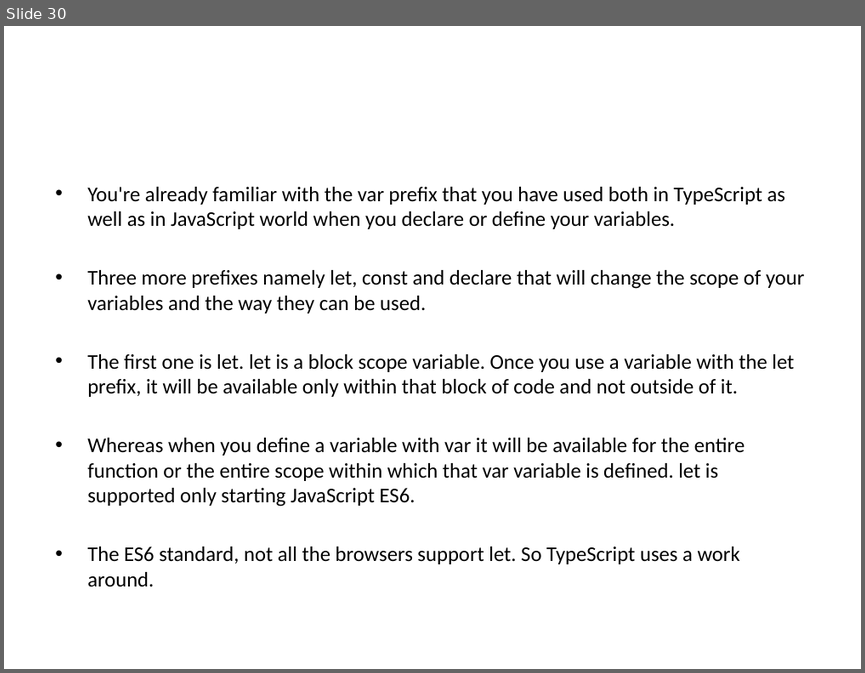
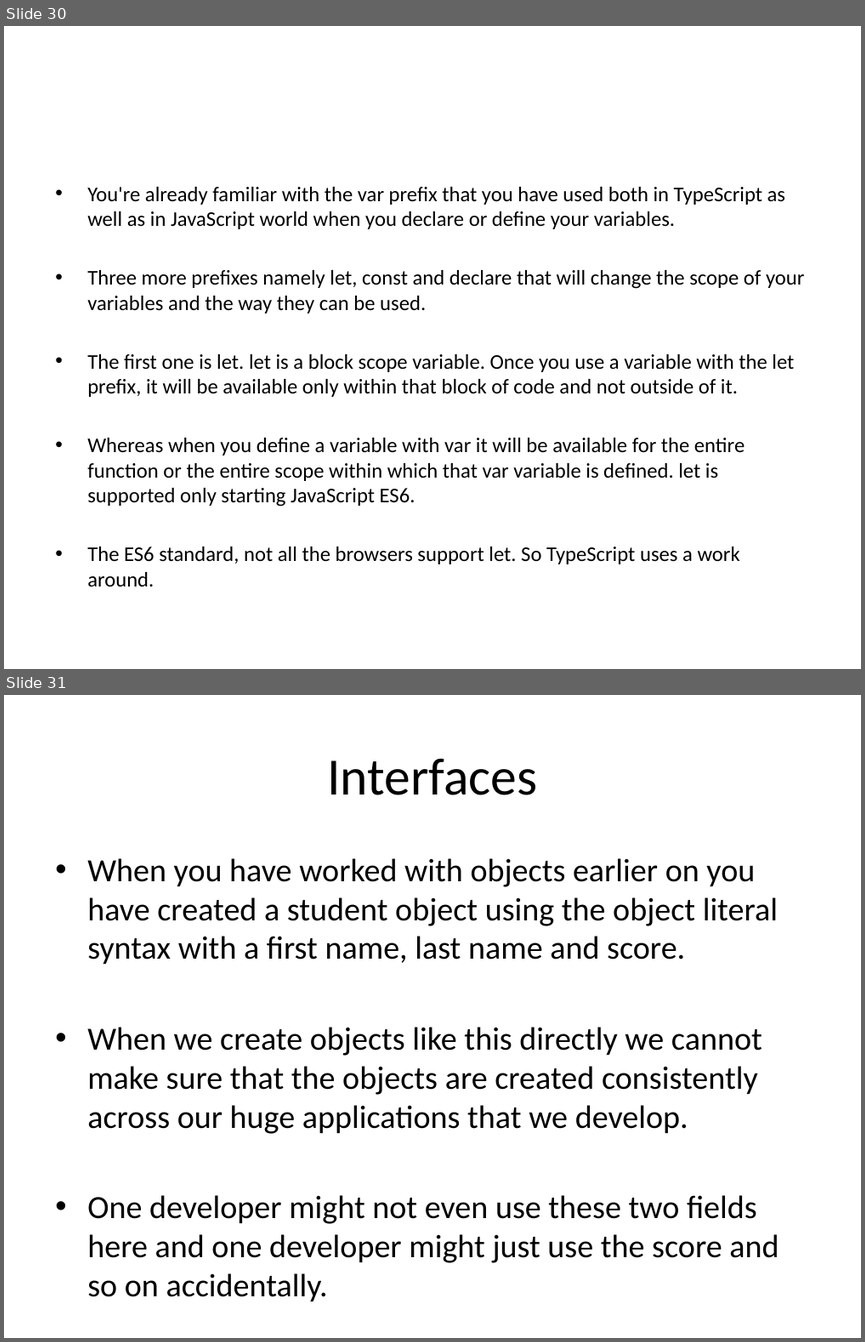
Before and after one commit to rameshcoderepository/typescript, a slide deck: Angular_Presentation.pptx. Shown one above the other, each under a label of ours: slide 30 before the commit, slides 30 and 31 after it. The pictures are 865x673 and 865x1342 pixels, drawn with LibreOffice and Linux fonts; fonts in the diff are those of the drawing. Boxes give left, top, right and bottom in pixels: in the first picture for what was removed or moved away, otherwise in the second. Text is boxed around its words. In the diff, an @@ line names an element or a change of style, - is before the commit and + after.

```diff
--- a/Angular_Presentation.pptx
+++ b/Angular_Presentation.pptx
@@ slide 31 added at [4, 695, 861, 1338], background #FFFFFF @@
@@ title added at [327, 758, 537, 795], 44 pt, text #000000 @@
+Interfaces
@@ text added at [87, 858, 778, 1263], 27.2 pt, text #000000 @@
+• When you have worked with objects earlier on you have created a student object using the object literal syntax with a first name, last name and score.
+• When we create objects like this directly we cannot make sure that the objects are created consistently across our huge applications that we develop.
+• One developer might not even use these two fields here and one developer might just use the score and so on accidentally.
```
Also in this commit, not shown: 24 other slides added, 24 slides removed, 28 other files.
